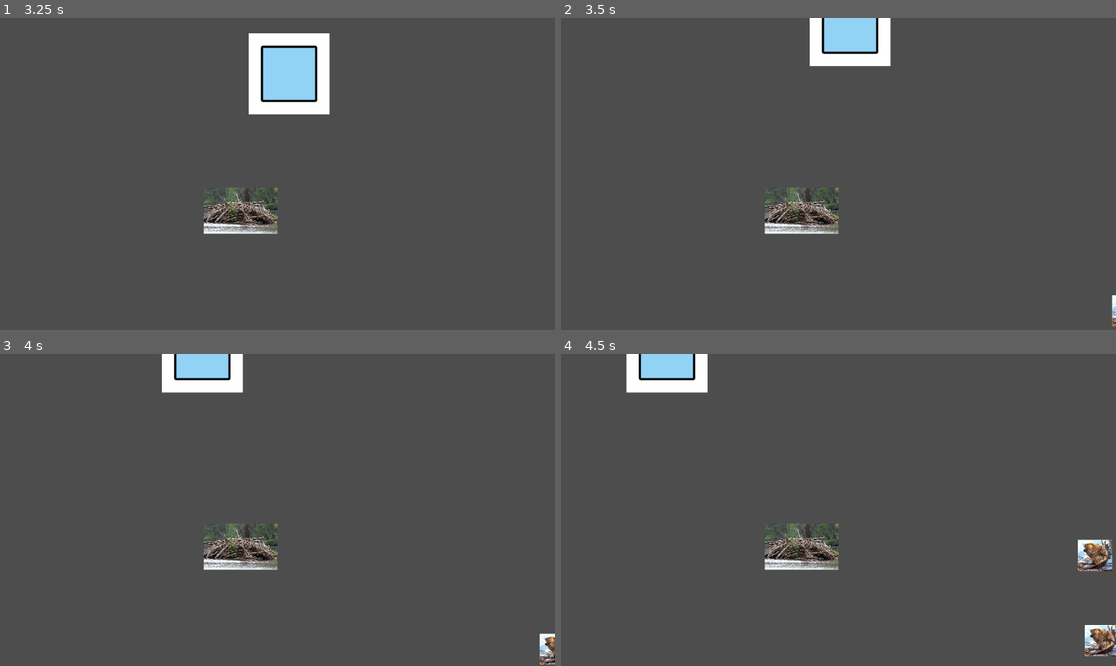
Above: before the commit, frames 1-4 (two rows, left to right).
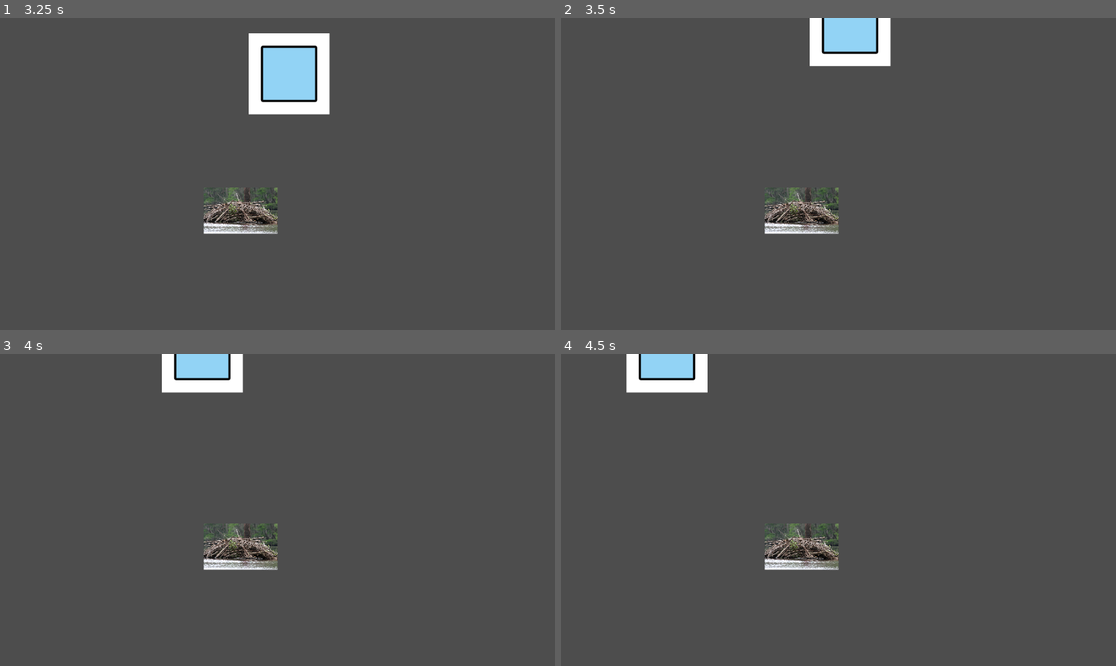
Above: after the commit, the same moments.

Repository: BigWing06/CS3-CapstoneProject
Game: Godot game, scene res://Viewport/Main.tscn
Two runs of this game, one before a commit and one after it. Both use one fixed random seed, a clock stepped at 60 frames per second and the inputs below.
Inputs:
- Up to frame 1 (3.25 s): tap Enter at 0.5 s; hold D (move_right) 0.53-1.28 s; hold S (move_down) 1.28-2.03 s; hold D (move_right) 2.03-2.78 s; hold W (move_up) from 2.78 s (still down)
- Up to frame 2 (3.5 s): keep holding W (move_up)
- Up to frame 3 (4 s): release W (move_up) at 3.53 s; hold A (move_left) from 3.53 s (still down)
- Up to frame 4 (4.5 s): keep holding A (move_left)

Frame 1 is identical in both runs. In frame 2, less than 0.1% of the frame differs, in the area x 99-100%, y 88-99%; in frame 3, 0.3%; in frame 4, 1.1%, in the area x 93-100%, y 59-97%.

Commit message:
Renamed Variables to follow underscore conventions

Diff:
--- a/Enemy/enemy_spawn.gd
+++ b/Enemy/enemy_spawn.gd
@@ -3,36 +3,35 @@
 @export var min_spawn_distance: float = 400 #Can be increased or decreased as needed
 @export var max_spawn_distance: float = 700
 
-@export var enemy_scene: PackedScene #This connects the enemy scene to this enemy_spawn scene (will have to change to fit the real enemies)
-@export var enemy2_scene: PackedScene #Same as the other enemy scene (Will also have to change to fit the real enemies)
-@export var spawn_area: Rect2 #uses spawn area in the inspector to create an area. You can also set this on your own in the code to easily adjust.
-@export var spawn_area2: Rect2
+@export var _enemy_scene: PackedScene #This connects the enemy scene to this enemy_spawn scene (will have to change to fit the real enemies)
+@export var _spawn_area: Rect2 #uses spawn area in the inspector to create an area. You can also set this on your own in the code to easily adjust.
+@export var _spawn_area2: Rect2
 
-@onready var timer: Timer = $Timer
-@onready var timer2: Timer = $Timer2
+@onready var _timer: Timer = $Timer
+@onready var _timer2: Timer = $Timer2
 
 func _ready() -> void:
 	start_spawning()
 
 func start_spawning(): #called when ever enemies should start spawning
-	timer.timeout.connect(_spawn_enemy) #Timer system that calls the spawn_enemy function everytime it runs.
-	timer2.timeout.connect(_spawn_enemy2)
-	timer2.start()
-	timer.start()
+	_timer.timeout.connect(_spawn_enemy) #Timer system that calls the spawn_enemy function everytime it runs.
+	_timer2.timeout.connect(_spawn_enemy2)
+	_timer2.start()
+	_timer.start()
 
 func _spawn_enemy(): #Using the spawn_area this randomizes a place to spawn enemy.
-	if enemy_scene:
-		var enemy = enemy_scene.instantiate()
-		var spawn_position = Vector2(
-			randf_range(spawn_area.position.x, spawn_area.end.y),
-			randf_range(spawn_area.position.y, spawn_area.end.y)
+	if _enemy_scene:
+		var _enemy = _enemy_scene.instantiate()
+		var _spawn_position = Vector2(
+			randf_range(_spawn_area.position.x, _spawn_area.end.y),
+			randf_range(_spawn_area.position.y, _spawn_area.end.y)
 		)
-		enemy.position = spawn_position #Sets enemy position to the random position.
-		get_parent().add_child(enemy)
+		_enemy.position = _spawn_position #Sets enemy position to the random position.
+		get_parent().add_child(_enemy)
 
 func _spawn_enemy2(): #Does the same thing as the last function but for the enemies that spawn farther away. (Change to real enemies in actual game)
-	if enemy2_scene:
-		var enemy2 = enemy_scene.instantiate()
+	if _enemy_scene:
+		var enemy2 = _enemy_scene.instantiate()
 		var angle = randf() * TAU
 		var distance = randf_range(min_spawn_distance, max_spawn_distance) #keeps distance from the base
 
--- a/Enemy/enemy_spawn.tscn
+++ b/Enemy/enemy_spawn.tscn
@@ -1,16 +1,9 @@
-[gd_scene load_steps=4 format=3 uid="uid://dn7u6vy4aavqe"]
+[gd_scene load_steps=2 format=3 uid="uid://dn7u6vy4aavqe"]
 
 [ext_resource type="Script" path="res://Enemy/enemy_spawn.gd" id="1_tagpw"]
-[ext_resource type="PackedScene" path="res://EnemySpawn/enemy.tscn" id="2_qusga"]
-[ext_resource type="PackedScene" path="res://EnemySpawn/enemy2.tscn" id="3_11iw2"]
-
 
 [node name="EnemySpawn" type="Node2D"]
 script = ExtResource("1_tagpw")
-base_location = Vector2(550, 400)
-enemy_scene = ExtResource("2_qusga")
-enemy2_scene = ExtResource("3_11iw2")
-spawn_area = Rect2(100, 100, 400, 300)
 
 [node name="Timer" type="Timer" parent="."]
 wait_time = 2.0
